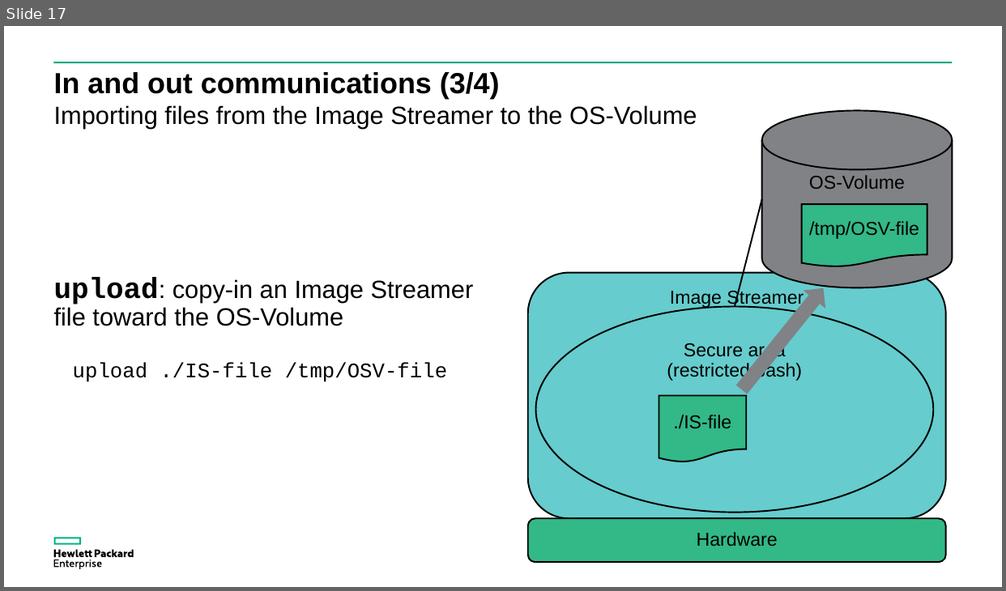
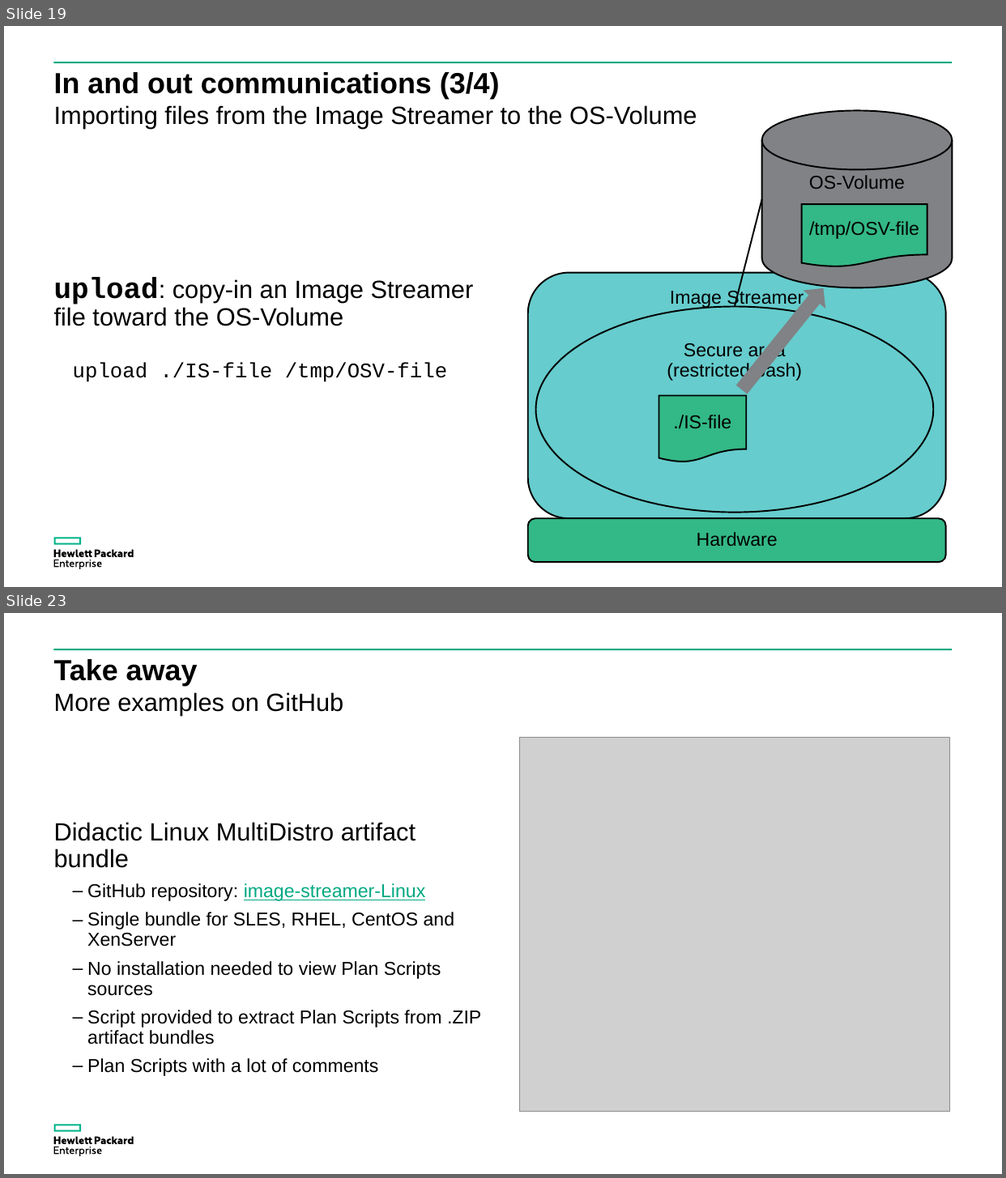
Before and after one commit to donzef/image-streamer-linux, a slide deck: docs/Guestfish-and-ImageStreamer.ppsx. Shown one above the other, each under a label of ours: slide 17 before the commit, slides 19 and 23 after it; the slides between them are not shown. The pictures are 1006x591 and 1006x1178 pixels, drawn with LibreOffice and Linux fonts; fonts in the diff are those of the drawing; grey boxes stand for pictures. Boxes give left, top, right and bottom in pixels: in the first picture for what was removed or moved away, otherwise in the second. Text is boxed around its words. In the diff, an @@ line names an element or a change of style, - is before the commit and + after.

```diff
--- a/docs/Guestfish-and-ImageStreamer.ppsx
+++ b/docs/Guestfish-and-ImageStreamer.ppsx
@@ slide 23 added at box(4, 613, 1002, 1174), background #FFFFFF; not listed: 3 template elements that a slide beside it also shows @@
@@ title added at box(54, 659, 198, 686), 28 pt, text #000000, bold @@
+Take away
@@ text added at box(54, 692, 343, 715), 24 pt, text #000000 @@
+More examples on GitHub
@@ picture added at box(520, 738, 950, 1112) @@
@@ text added at box(54, 822, 481, 1076), 18 pt, text #000000 @@
+Didactic Linux MultiDistro artifact bundle
+  – GitHub repository: image-streamer-Linux
+  – Single bundle for SLES, RHEL, CentOS and XenServer
+  – No installation needed to view Plan Scripts sources
+  – Script provided to extract Plan Scripts from .ZIP artifact bundles
+  – Plan Scripts with a lot of comments
@@ what was slide 17 is now slide 19 @@
```
Also in this commit, not shown: 15 slides changed, 1 other slide added, 1 slide removed, 2 other files.
